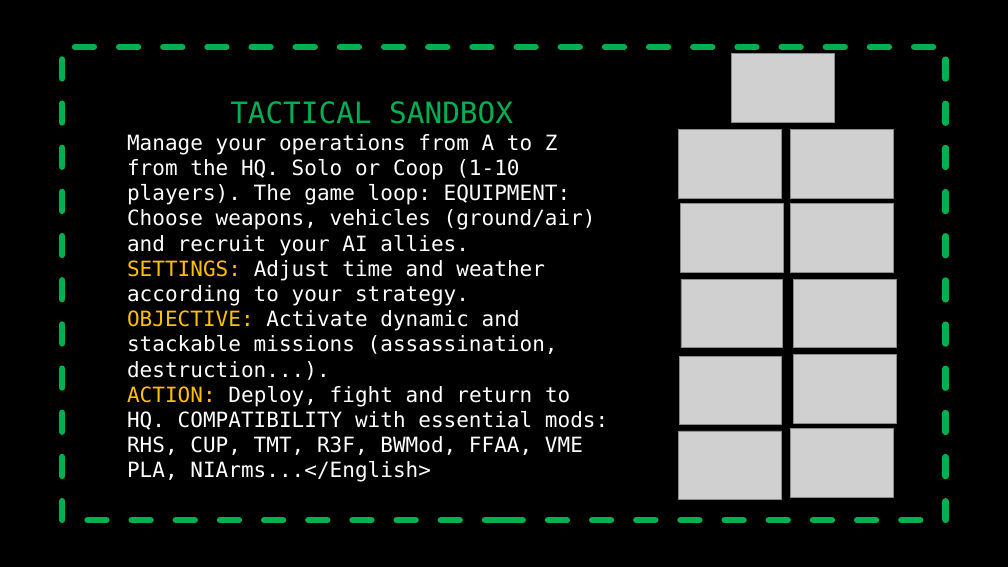
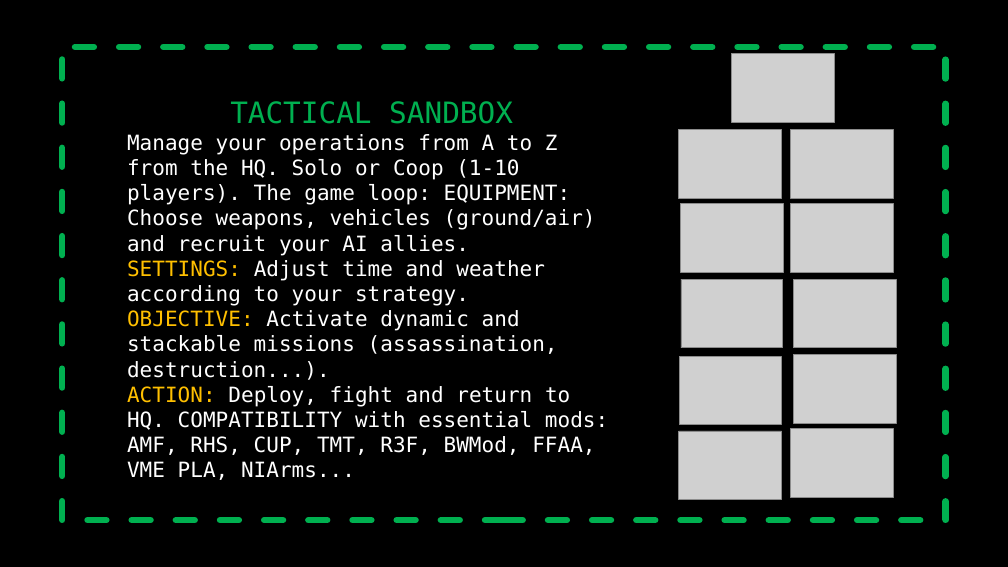
Before and after one commit to la404family/Arma3-Tactical-Sandbox, a slide deck: slide 2 of 01%20TACTICAL%20SANDBOX%20-%20Molos%20Version.Altis/other/Presentation1.pptx. Drawn at 1008x567 pixels with LibreOffice and Linux fonts; fonts in the diff are those of the drawing; grey boxes stand for pictures; background and template pictures are left out. Boxes give left, top, right and bottom in pixels: in the first picture for what was removed or moved away, otherwise in the second. Text is boxed around its words. In the diff, an @@ line names an element or a change of style, - is before the commit and + after.

```diff
--- a/01%20TACTICAL%20SANDBOX%20-%20Molos%20Version.Altis/other/Presentation1.pptx
+++ b/01%20TACTICAL%20SANDBOX%20-%20Molos%20Version.Altis/other/Presentation1.pptx
@@ text at [127, 386, 608, 478]: text changed @@
-ACTION: Deploy, fight and return to HQ. COMPATIBILITY with essential mods: RHS, CUP, TMT, R3F, BWMod, FFAA, VME PLA, NIArms...</English>
+ACTION: Deploy, fight and return to HQ. COMPATIBILITY with essential mods: AMF, RHS, CUP, TMT, R3F, BWMod, FFAA, VME PLA, NIArms...
```
Also in this commit, not shown: 11 other slides changed, 8 other files.
